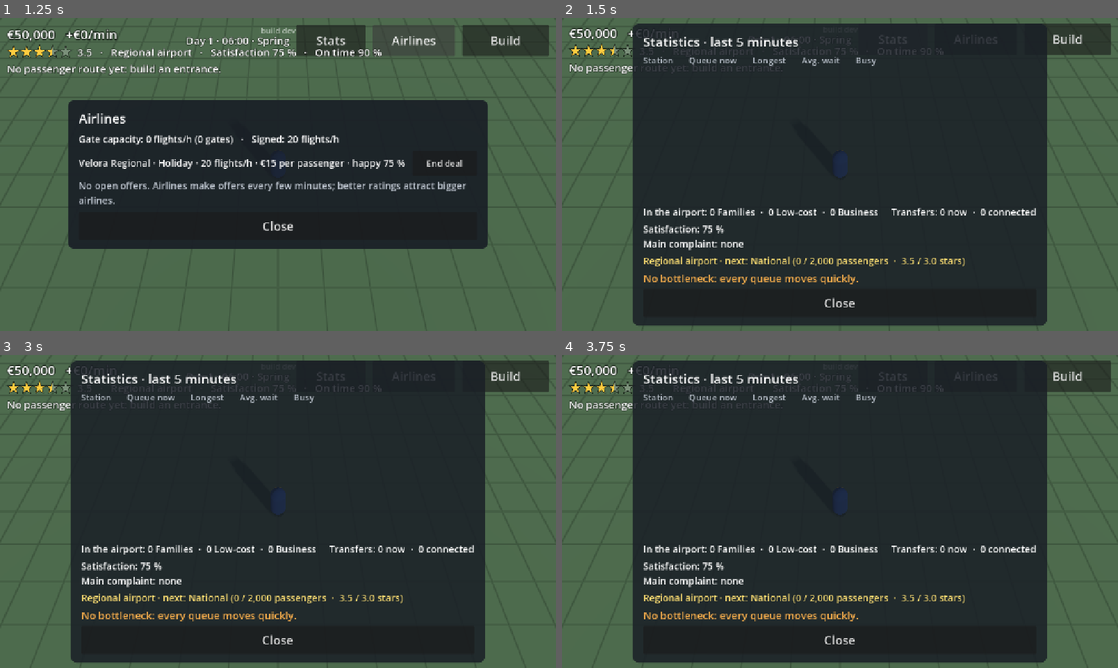
Above: before the commit, frames 1-4 (two rows, left to right).
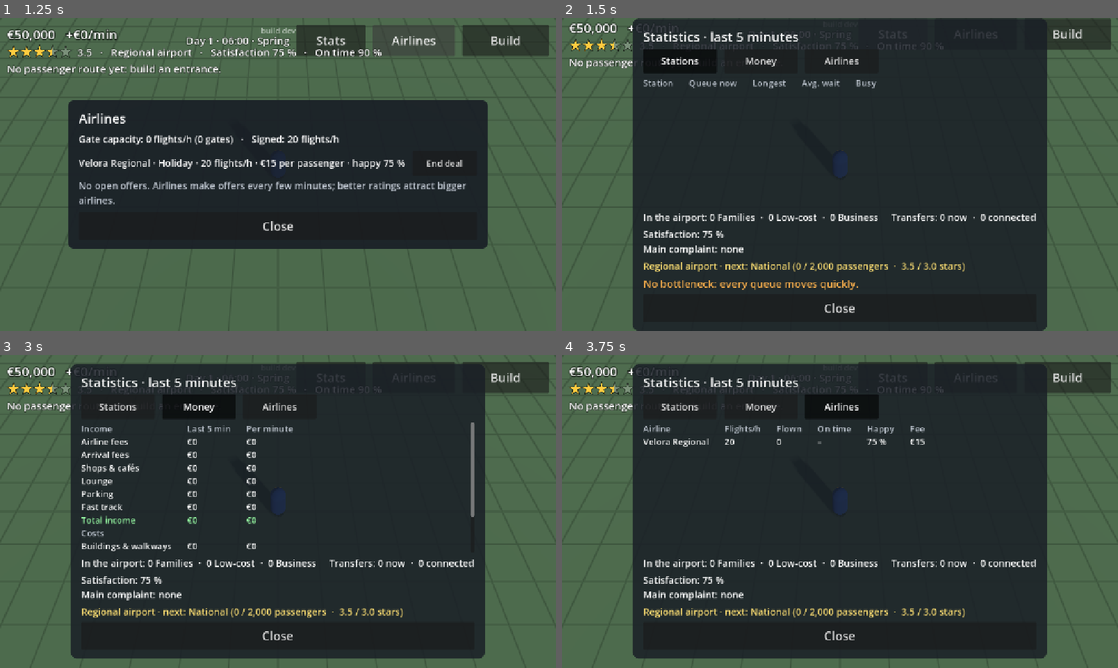
Above: after the commit, the same moments.

Repository: jakobmaier16-pixel/airport-idle
Game: Godot game, scene res://scenes/main/main.tscn
Same seed, same stepped clock (60 frames per second), same inputs: the game is played once before the commit and once after it.
Inputs (mouse positions are in pixels of both pictures, inside the frame that each line leads up to):
- Up to frame 1 (1.25 s): click "Airlines" at 0.5 s
- Up to frame 2 (1.5 s): click "Stats" at 1.25 s
- Up to frame 3 (3 s): click (116, 398) at 2 s, where only the run after the commit has a clickable "Stations"; click (200, 398) at 2.75 s, where only the run after the commit has a clickable "Money"
- Up to frame 4 (3.75 s): click "Airlines" at 3.5 s

Frame 1 is identical in both runs. In frame 2, 11% of the frame differs, in the area x 1-99%, y 0-100%; in frame 3, 10%; in frame 4, 9.1%.

Commit message:
Statistics tabs: money by source and airline punctuality
Co-Authored-By: Claude Opus 5.5 <noreply@anthropic.com>

Diff:
--- a/scenes/ui/hud.gd
+++ b/scenes/ui/hud.gd
@@ -44,6 +44,9 @@
 var _building_types: Array[BuildingType] = []
 var _open_category: String = ""
 var _stats_refresh_in: float = 0.0
+## Statistics tabs (design doc §13.2).
+enum StatsTab { STATIONS, MONEY, AIRLINES }
+var stats_tab: StatsTab = StatsTab.STATIONS
 ## The building shown in the station panel, or null.
 var shown_station: Building = null
 var _tool: BuildMode.Tool = BuildMode.Tool.NONE
@@ -128,6 +131,8 @@
 	$SafeArea/StationPanel/Content/CloseButton.pressed.connect(hide_station)
 	_stats_button.pressed.connect(func() -> void: hide_stats() if _stats_panel.visible else show_stats())
 	$SafeArea/StatsPanel/Content/CloseButton.pressed.connect(hide_stats)
+	for tab: StatsTab in [StatsTab.STATIONS, StatsTab.MONEY, StatsTab.AIRLINES]:
+		_tab_button(tab).pressed.connect(show_stats_tab.bind(tab))
 	$SafeArea/MilestonePanel/Content/OkButton.pressed.connect(func() -> void: _milestone_panel.visible = false)
 	$SafeArea/GoalPanel/Row/HideButton.pressed.connect(func() -> void: Airport.goals.hidden = true)
 	_airlines_button.pressed.connect(func() -> void: hide_airlines() if airlines_panel.visible else show_airlines())
@@ -181,6 +186,18 @@
 	hide_airlines()
 	_stats_panel.visible = true
 	_update_stats_panel()
+
+
+## Switches the statistics panel to `tab`.
+func show_stats_tab(tab: StatsTab) -> void:
+	stats_tab = tab
+	for other: StatsTab in [StatsTab.STATIONS, StatsTab.MONEY, StatsTab.AIRLINES]:
+		_tab_button(other).button_pressed = other == tab
+	_update_stats_panel()
+
+
+func _tab_button(tab: StatsTab) -> Button:
+	return get_node("SafeArea/StatsPanel/Content/Tabs/" + ["StationsTab", "MoneyTab", "AirlinesTab"][tab]) as Button
 
 
 func hide_stats() -> void:
@@ -354,7 +371,80 @@
 	var flow := Airport.passenger_flow
 	var bottleneck := flow.bottleneck()
 	for child in _stats_table.get_children():
+		_stats_table.remove_child(child)
 		child.queue_free()
+	match stats_tab:
+		StatsTab.MONEY:
+			_fill_money_table()
+		StatsTab.AIRLINES:
+			_fill_airlines_table()
+		_:
+			_fill_stations_table(bottleneck)
+	var counts := flow.count_by_type()
+	var parts: PackedStringArray = []
+	for type_name in ["Families", "Low-cost", "Business"]:
+		parts.append("%d %s" % [counts.get(type_name, 0), type_name])
+	_types_label.text = "In the airport: " + "  ·  ".join(parts) \
+		+ "     Transfers: %d now  ·  %d connected" % [flow.transferring_count(), flow.transferred_count]
+	_satisfaction_label.text = satisfaction_text(flow.satisfaction)
+	_progress_label.text = Airport.progression.progress_text(Airport.stars())
+	_bottleneck_label.visible = stats_tab == StatsTab.STATIONS
+	if bottleneck != null:
+		_bottleneck_label.text = "Bottleneck: %s · avg wait %d s" % [
+			flow.station_label(bottleneck.building), roundi(bottleneck.average_wait(flow.time))]
+	else:
+		_bottleneck_label.text = "No bottleneck: every queue moves quickly."
+
+
+# Income and costs by source over the last five minutes (design doc §13.2).
+func _fill_money_table() -> void:
+	_stats_table.columns = 3
+	var heading := Color(0.75, 0.78, 0.82)
+	var economy := Airport.economy
+	for text in ["Income", "Last 5 min", "Per minute"]:
+		_add_stats_cell(text, heading)
+	var income := 0.0
+	for source in Economy.INCOME_SOURCES:
+		var amount := economy.source_total(source)
+		income += amount
+		_add_money_row(source, amount, Color.WHITE)
+	_add_money_row("Total income", income, Color(0.6, 1.0, 0.65))
+	for text in ["Costs", "", ""]:
+		_add_stats_cell(text, heading)
+	var costs := 0.0
+	for source in Economy.COST_SOURCES:
+		var amount := economy.source_total(source)
+		costs += amount
+		_add_money_row(source, -amount, Color.WHITE)
+	_add_money_row("Total costs", -costs, DEBT_COLOR)
+	_add_money_row("Profit", income - costs, BOTTLENECK_COLOR)
+
+
+func _add_money_row(label: String, amount: float, color: Color) -> void:
+	_add_stats_cell(label, color)
+	_add_stats_cell(Economy.format(amount), color)
+	_add_stats_cell(Economy.format(amount / (Economy.SOURCE_WINDOW_SECONDS / 60.0)), color)
+
+
+# On-time performance and happiness per airline (design doc §13.2).
+func _fill_airlines_table() -> void:
+	_stats_table.columns = 6
+	for heading in ["Airline", "Flights/h", "Flown", "On time", "Happy", "Fee"]:
+		_add_stats_cell(heading, Color(0.75, 0.78, 0.82))
+	for airline in Airport.airlines.signed:
+		var color := DEBT_COLOR if airline.happiness < Airlines.COMPLAIN_BELOW else Color.WHITE
+		_add_stats_cell(airline.type.display_name, color)
+		_add_stats_cell(str(airline.flights_per_hour), color)
+		_add_stats_cell(str(airline.flown), color)
+		var on_time := "–" if airline.flown == 0 else "%d %%" % roundi(100.0 * (airline.flown - airline.late) / airline.flown)
+		_add_stats_cell(on_time, color)
+		_add_stats_cell("%d %%" % roundi(airline.happiness), color)
+		_add_stats_cell(Economy.format(airline.fee), color)
+
+
+func _fill_stations_table(bottleneck: Station) -> void:
+	var flow := Airport.passenger_flow
+	_stats_table.columns = 5
 	for heading in ["Station", "Queue now", "Longest", "Avg. wait", "Busy"]:
 		_add_stats_cell(heading, Color(0.75, 0.78, 0.82))
 	for station in flow.stations():
@@ -388,19 +478,6 @@
 		_add_stats_cell(str(station.longest_queue()), color)
 		_add_stats_cell("–" if wait < 0.0 else "%d s" % roundi(wait), color)
 		_add_stats_cell("%d %%" % roundi(station.busy_share() * 100.0), color)
-	var counts := flow.count_by_type()
-	var parts: PackedStringArray = []
-	for type_name in ["Families", "Low-cost", "Business"]:
-		parts.append("%d %s" % [counts.get(type_name, 0), type_name])
-	_types_label.text = "In the airport: " + "  ·  ".join(parts) \
-		+ "     Transfers: %d now  ·  %d connected" % [flow.transferring_count(), flow.transferred_count]
-	_satisfaction_label.text = satisfaction_text(flow.satisfaction)
-	_progress_label.text = Airport.progression.progress_text(Airport.stars())
-	if bottleneck != null:
-		_bottleneck_label.text = "Bottleneck: %s · avg wait %d s" % [
-			flow.station_label(bottleneck.building), roundi(bottleneck.average_wait(flow.time))]
-	else:
-		_bottleneck_label.text = "No bottleneck: every queue moves quickly."
 
 
 ## "Satisfaction: 78 %  ·  Families 82 % …" plus the main complaint (design doc §8.10).
--- a/scenes/ui/hud.tscn
+++ b/scenes/ui/hud.tscn
@@ -351,8 +351,36 @@
 theme_override_font_sizes/font_size = 30
 text = "Statistics · last 5 minutes"
 
+[node name="Tabs" type="HBoxContainer" parent="SafeArea/StatsPanel/Content"]
+layout_mode = 2
+
+[node name="StationsTab" type="Button" parent="SafeArea/StatsPanel/Content/Tabs"]
+custom_minimum_size = Vector2(170, 56)
+layout_mode = 2
+focus_mode = 0
+theme_override_font_sizes/font_size = 22
+toggle_mode = true
+button_pressed = true
+text = "Stations"
+
+[node name="MoneyTab" type="Button" parent="SafeArea/StatsPanel/Content/Tabs"]
+custom_minimum_size = Vector2(170, 56)
+layout_mode = 2
+focus_mode = 0
+theme_override_font_sizes/font_size = 22
+toggle_mode = true
+text = "Money"
+
+[node name="AirlinesTab" type="Button" parent="SafeArea/StatsPanel/Content/Tabs"]
+custom_minimum_size = Vector2(170, 56)
+layout_mode = 2
+focus_mode = 0
+theme_override_font_sizes/font_size = 22
+toggle_mode = true
+text = "Airlines"
+
 [node name="TableScroll" type="ScrollContainer" parent="SafeArea/StatsPanel/Content"]
-custom_minimum_size = Vector2(0, 340)
+custom_minimum_size = Vector2(0, 300)
 layout_mode = 2
 horizontal_scroll_mode = 0
 
--- a/scripts/autoload/airport.gd
+++ b/scripts/autoload/airport.gd
@@ -72,8 +72,10 @@
 var _sim_time: float = 0.0
 # While loading a save, layout_changed is sent once at the end instead of for every building.
 var _loading: bool = false
-# Running costs of everything built, in euros per minute (recalculated when the layout changes).
+# Running costs of everything built plus salaries, in euros per minute (recalculated when the
+# layout or the staff changes), and the salaries alone.
 var _running_cost_per_minute: float = 0.0
+var _salaries_per_minute: float = 0.0
 
 # Cells whose zone a placed building depends on (cell -> required Zone). They can't be repainted.
 var _zone_locks: Dictionary[Vector2i, int] = {}
@@ -101,7 +103,7 @@
 	clock.tick(delta)
 	weather.tick(delta, season())
 	passenger_flow.tick(delta)
-	economy.tick(delta, _running_cost_per_minute)
+	economy.tick(delta, _running_cost_per_minute - _salaries_per_minute, _salaries_per_minute)
 	reputation.tick(delta)
 	airlines.tick(delta, stars(), not passenger_flow.usable_gates().is_empty(), progression.tier)
 	progression.check(stars())
@@ -740,8 +742,10 @@
 	var cost := 0.0
 	for building in buildings:
 		cost += building.running_cost_per_minute()
+	_salaries_per_minute = 0.0
 	for employee in staff:
-		cost += employee.salary_per_minute
+		_salaries_per_minute += employee.salary_per_minute
+	cost += _salaries_per_minute
 	var walkway_cells := 0
 	for value in grid.get_walkway_data():
 		walkway_cells += value
--- a/scripts/simulation/airline.gd
+++ b/scripts/simulation/airline.gd
@@ -11,8 +11,10 @@
 var credit: float = 1.0
 ## How happy the airline is with the airport, 0..100.
 var happiness: float = Airlines.START_HAPPINESS
-## Flights flown and flights the airport had no gate slot for.
+## Flights flown (and how many of them the airport made late), and flights the airport had no
+## gate slot for.
 var flown: int = 0
+var late: int = 0
 var refused: int = 0
 ## True after the airline complained, until it is happy again (so it complains once).
 var complained: bool = false
--- a/scripts/simulation/airlines.gd
+++ b/scripts/simulation/airlines.gd
@@ -201,6 +201,8 @@
 	if airline == null or not signed.has(airline):
 		return
 	airline.flown += 1
+	if late:
+		airline.late += 1
 	_rate(airline, (LATE_SCORE if late else 100.0) - missed_share * 100.0)
 
 
@@ -225,7 +227,7 @@
 		saved_signed.append({
 			"id": String(airline.type.id), "flights": airline.flights_per_hour, "fee": airline.fee,
 			"credit": airline.credit, "happiness": airline.happiness, "flown": airline.flown,
-			"refused": airline.refused, "complained": airline.complained,
+			"refused": airline.refused, "complained": airline.complained, "late": airline.late,
 		})
 	var saved_offers: Array[Dictionary] = []
 	for offer in offers:
@@ -252,6 +254,7 @@
 		airline.happiness = float(entry.get("happiness", START_HAPPINESS))
 		airline.flown = int(entry.get("flown", 0))
 		airline.refused = int(entry.get("refused", 0))
+		airline.late = int(entry.get("late", 0))
 		airline.complained = bool(entry.get("complained", false))
 		signed.append(airline)
 	for entry: Dictionary in data.get("offers", []):
--- a/scripts/simulation/economy.gd
+++ b/scripts/simulation/economy.gd
@@ -25,6 +25,21 @@
 ## The long-term average profit follows the last minute's profit with this time constant (seconds).
 ## It decides the welcome-back bonus after a long break (design doc §5).
 const AVERAGE_PROFIT_SECONDS: float = 600.0
+## Income and costs by source (design doc §13.2) cover this many seconds.
+const SOURCE_WINDOW_SECONDS: int = 300
+## Where money comes from and goes to.
+const AIRLINE_FEES: String = "Airline fees"
+const ARRIVAL_FEES: String = "Arrival fees"
+const SHOPS: String = "Shops & cafés"
+const LOUNGE: String = "Lounge"
+const PARKING: String = "Parking"
+const FAST_TRACK: String = "Fast track"
+const RUNNING_COSTS: String = "Buildings & walkways"
+const SALARIES: String = "Salaries"
+const INTEREST: String = "Loan interest"
+## Display order of the sources.
+const INCOME_SOURCES: Array[String] = [AIRLINE_FEES, ARRIVAL_FEES, SHOPS, LOUNGE, PARKING, FAST_TRACK]
+const COST_SOURCES: Array[String] = [RUNNING_COSTS, SALARIES, INTEREST]
 ## "Per minute" figures cover this many seconds.
 const WINDOW_SECONDS: int = 60
 
@@ -33,6 +48,10 @@
 var average_profit_per_minute: float = 0.0
 ## Seconds the debt has been over the credit limit without a break.
 var over_limit_seconds: float = 0.0
+
+# Money per source per second over the last five minutes (ring buffers; costs are positive).
+var _by_source: Dictionary[String, PackedFloat64Array] = {}
+var _source_index: int = 0
 
 # Net operating money per second over the last minute (ring buffer).
 var _window: PackedFloat64Array = PackedFloat64Array()
@@ -48,10 +67,27 @@
 	return balance >= amount
 
 
-## Income from operations (fees).
-func earn(amount: float) -> void:
+## Income from operations, from `source` (one of INCOME_SOURCES).
+func earn(amount: float, source: String = AIRLINE_FEES) -> void:
 	balance += amount
 	_window[_window_index] += amount
+	_add_to_source(source, amount)
+
+
+## Income (or, for a cost source, costs) from `source` over the last five minutes.
+func source_total(source: String) -> float:
+	var total := 0.0
+	for amount in _by_source.get(source, PackedFloat64Array()):
+		total += amount
+	return total
+
+
+func _add_to_source(source: String, amount: float) -> void:
+	if not _by_source.has(source):
+		var buffer := PackedFloat64Array()
+		buffer.resize(SOURCE_WINDOW_SECONDS)
+		_by_source[source] = buffer
+	_by_source[source][_source_index] += amount
 
 
 ## A one-off construction cost.
@@ -84,14 +120,22 @@
 	return CREDIT_BASE + airport_value * CREDIT_SHARE_OF_VALUE
 
 
-## Charges running costs (and loan interest) for `delta` seconds and moves the one-minute window along.
-func tick(delta: float, running_cost_per_minute: float) -> void:
-	var cost := (running_cost_per_minute + interest_per_minute()) / 60.0 * delta
+## Charges running costs, salaries and loan interest for `delta` seconds and moves the windows along.
+func tick(delta: float, running_cost_per_minute: float, salaries_per_minute: float = 0.0) -> void:
+	var interest := interest_per_minute()
+	var cost := (running_cost_per_minute + salaries_per_minute + interest) / 60.0 * delta
 	balance -= cost
 	_window[_window_index] -= cost
+	_add_to_source(RUNNING_COSTS, running_cost_per_minute / 60.0 * delta)
+	_add_to_source(SALARIES, salaries_per_minute / 60.0 * delta)
+	_add_to_source(INTEREST, interest / 60.0 * delta)
 	_window_time += delta
 	while _window_time >= 1.0:
 		_window_time -= 1.0
+		_source_index = (_source_index + 1) % SOURCE_WINDOW_SECONDS
+		# Packed arrays are copied when changed through a loop variable: index the dictionary.
+		for source in _by_source:
+			_by_source[source][_source_index] = 0.0
 		average_profit_per_minute = lerpf(average_profit_per_minute, profit_per_minute(), 1.0 / AVERAGE_PROFIT_SECONDS)
 		_window_index = (_window_index + 1) % WINDOW_SECONDS
 		_window[_window_index] = 0.0
--- a/scripts/simulation/passenger_flow.gd
+++ b/scripts/simulation/passenger_flow.gd
@@ -501,10 +501,10 @@
 		Airport.progression.passengers += 1
 		if passenger.target != null and _stations.has(passenger.target):
 			# Back from their trip: they pay for parking on the way out (design doc §11.8).
-			Airport.economy.earn(PARKING_FEE)
+			Airport.economy.earn(PARKING_FEE, Economy.PARKING)
 			_stations[passenger.target].record_income(time, PARKING_FEE)
 		_finish_journey(passenger)
-		Airport.economy.earn(Economy.ARRIVAL_FEE)
+		Airport.economy.earn(Economy.ARRIVAL_FEE, Economy.ARRIVAL_FEES)
 		return
 	var station := _stations[passenger.target]
 	if station.role() == Role.GATE:
@@ -533,7 +533,7 @@
 			while spot < station.queue.size() and _is_business(station.queue[spot]):
 				spot += 1
 			station.queue.insert(spot, passenger)
-			Airport.economy.earn(FAST_TRACK_FEE)
+			Airport.economy.earn(FAST_TRACK_FEE, Economy.FAST_TRACK)
 			station.record_income(time, FAST_TRACK_FEE)
 		else:
 			station.queue.append(passenger)
@@ -669,7 +669,7 @@
 		var income := _rng.randf_range(type.spend_min, type.spend_max) * spend_factor * mood_factor * Economy.CONCESSION_SHARE
 		if type.airport_run:
 			income = type.spend_min  # a fixed price, all of it for the airport
-		Airport.economy.earn(income)
+		Airport.economy.earn(income, Economy.LOUNGE if type.airport_run else Economy.SHOPS)
 		station.record_income(time, income)
 		# Out of the front door and on to the gate.
 		if not station.entry_cells.is_empty():
--- /dev/null
+++ b/tests/cases/test_34_statistics_tabs.gd
@@ -0,0 +1,68 @@
+extends TestCase
+## Statistics tabs: money by source, airlines (design doc §13.2).
+
+
+func _cells() -> Array:
+	return ui("StatsPanel/Content/TableScroll/Table").get_children().map(func(c: Node) -> String: return (c as Label).text)
+
+
+func test_money_by_source() -> void:
+	var economy := Economy.new()
+	economy.earn(100.0, Economy.SHOPS)
+	economy.earn(40.0, Economy.PARKING)
+	economy.tick(60.0, 60.0, 30.0)
+	check(is_equal_approx(economy.source_total(Economy.SHOPS), 100.0), "shops")
+	check(is_equal_approx(economy.source_total(Economy.PARKING), 40.0), "parking")
+	check(absf(economy.source_total(Economy.RUNNING_COSTS) - 60.0) < 0.01, "a minute of running costs: %.2f" % economy.source_total(Economy.RUNNING_COSTS))
+	check(absf(economy.source_total(Economy.SALARIES) - 30.0) < 0.01, "a minute of salaries")
+	for i in Economy.SOURCE_WINDOW_SECONDS:
+		economy.tick(1.0, 0.0, 0.0)
+	check_eq(economy.source_total(Economy.SHOPS), 0.0, "forgotten after five minutes")
+
+
+func test_showcase_money_adds_up() -> void:
+	ShowcaseAirport.build(0.0)
+	sim_seconds(420)
+	var economy := Airport.economy
+	check(economy.source_total(Economy.AIRLINE_FEES) > 1000.0, "airline fees: %s" % Economy.format(economy.source_total(Economy.AIRLINE_FEES)))
+	for source in [Economy.SHOPS, Economy.LOUNGE, Economy.PARKING, Economy.FAST_TRACK, Economy.ARRIVAL_FEES, Economy.SALARIES, Economy.RUNNING_COSTS]:
+		check(economy.source_total(source) > 0.0, "%s counted" % source)
+	# The last minute of the sources equals the profit per minute.
+	var income := 0.0
+	for source in Economy.INCOME_SOURCES:
+		income += economy.source_total(source)
+	var costs := 0.0
+	for source in Economy.COST_SOURCES:
+		costs += economy.source_total(source)
+	check(income - costs > 0.0, "the showcase makes a profit over five minutes")
+
+
+func test_airlines_count_late_flights() -> void:
+	var airline: Airline = Airport.airlines.signed[0]
+	Airport.airlines.record_flight(airline, false, 0.0)
+	Airport.airlines.record_flight(airline, true, 0.0)
+	check_eq(airline.flown, 2, "flown")
+	check_eq(airline.late, 1, "one late")
+
+
+func test_tabs() -> void:
+	ShowcaseAirport.build(0.0)
+	sim_seconds(200)
+	await start_game()
+	await press(ui("TopButtons/StatsButton"))
+	await frames(1)
+	check_eq((ui("StatsPanel/Content/TableScroll/Table") as GridContainer).columns, 5, "stations first")
+	await press(ui("StatsPanel/Content/Tabs/MoneyTab"))
+	await frames(1)
+	var cells := _cells()
+	check(cells.has("Airline fees") and cells.has("Salaries") and cells.has("Profit"), "money by source: %s" % [cells])
+	check(not ui("StatsPanel/Content/BottleneckLabel").visible, "no bottleneck line here")
+	check((ui("StatsPanel/Content/Tabs/MoneyTab") as Button).button_pressed, "tab marked")
+	await press(ui("StatsPanel/Content/Tabs/AirlinesTab"))
+	await frames(1)
+	cells = _cells()
+	check(cells.has("Velora Regional") and cells.has("On time"), "airlines: %s" % [cells])
+	check_eq(cells.size(), (1 + Airport.airlines.signed.size()) * 6, "one row per airline")
+	await press(ui("StatsPanel/Content/Tabs/StationsTab"))
+	await frames(1)
+	check(_cells().has("Security"), "back to the stations")
--- a/tests/screenshots.gd
+++ b/tests/screenshots.gd
@@ -51,6 +51,11 @@
 
 	hud().show_stats()
 	await _shot("stats_panel")
+	hud().show_stats_tab(Hud.StatsTab.MONEY)
+	await _shot("stats_money")
+	hud().show_stats_tab(Hud.StatsTab.AIRLINES)
+	await _shot("stats_airlines")
+	hud().show_stats_tab(Hud.StatsTab.STATIONS)
 	hud().hide_stats()
 
 	hud().show_airlines()
Not shown, added: tests/cases/test_34_statistics_tabs.gd.uid
Not shown, changed: docs/game_design.md
